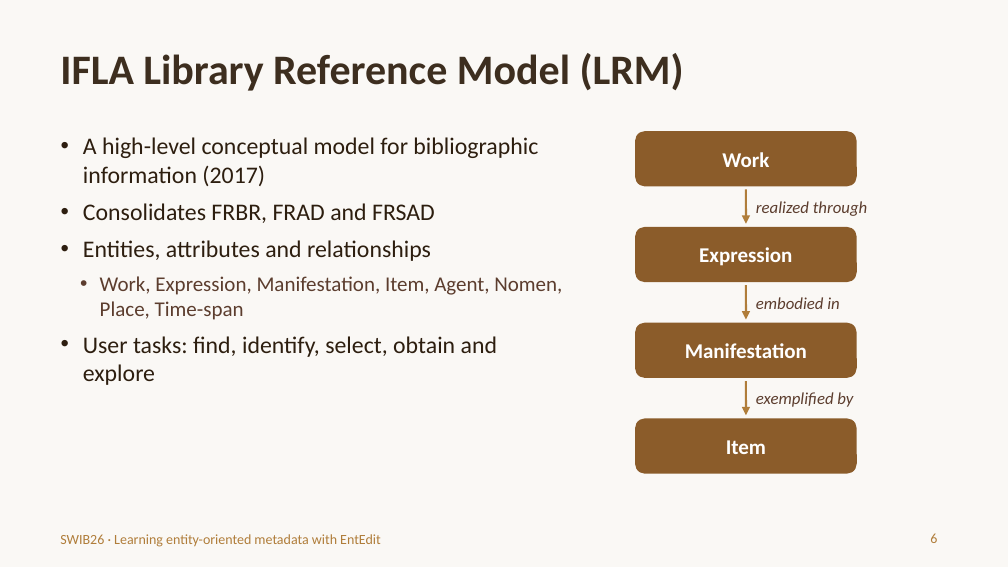
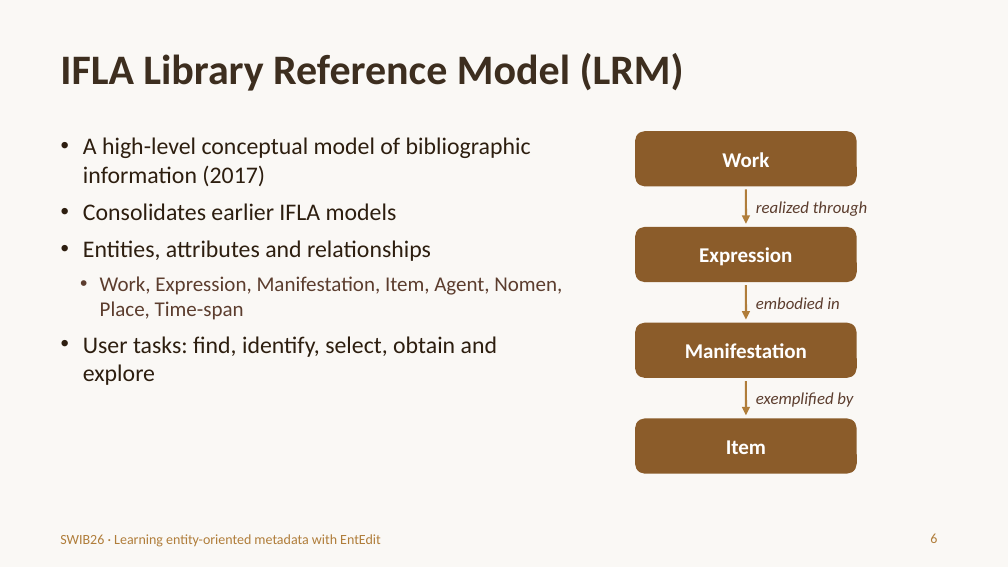
Before and after one commit to trondaal/EntEdit, a slide deck: slide 6 of swib26/EntEdit-SWIB26-introduction.pptx. Drawn at 1008x567 pixels with LibreOffice and Linux fonts; fonts in the diff are those of the drawing. Boxes give left, top, right and bottom in pixels: in the first picture for what was removed or moved away, otherwise in the second. Text is boxed around its words. In the diff, an @@ line names an element or a change of style, - is before the commit and + after.

```diff
--- a/swib26/EntEdit-SWIB26-introduction.pptx
+++ b/swib26/EntEdit-SWIB26-introduction.pptx
@@ text at (83,137,531,220): text changed @@
-• A high-level conceptual model for bibliographic information (2017)
-• Consolidates FRBR, FRAD and FRSAD
+• A high-level conceptual model of bibliographic information (2017)
+• Consolidates earlier IFLA models
```
Also in this commit, not shown: 5 other slides changed, 1 slide added.
